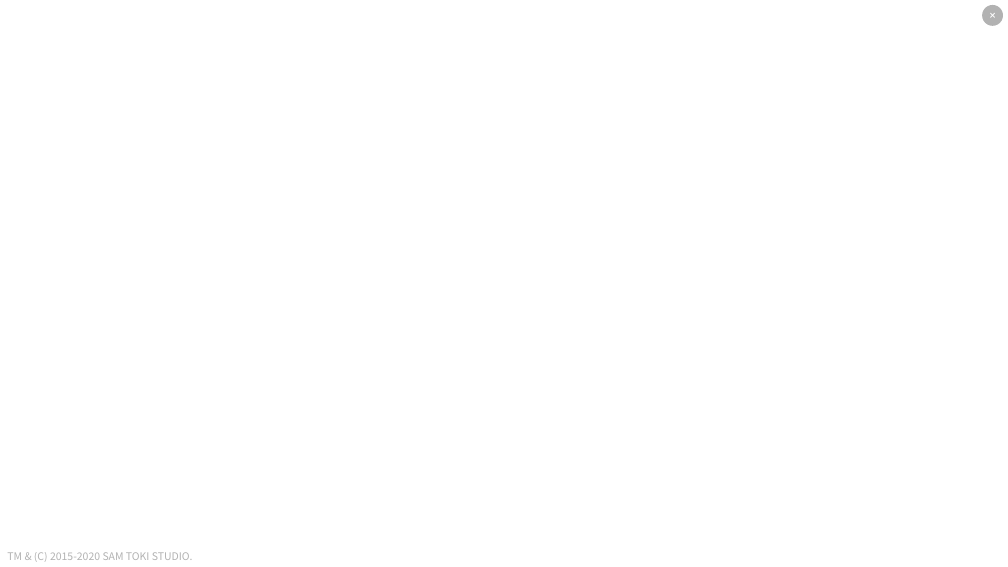
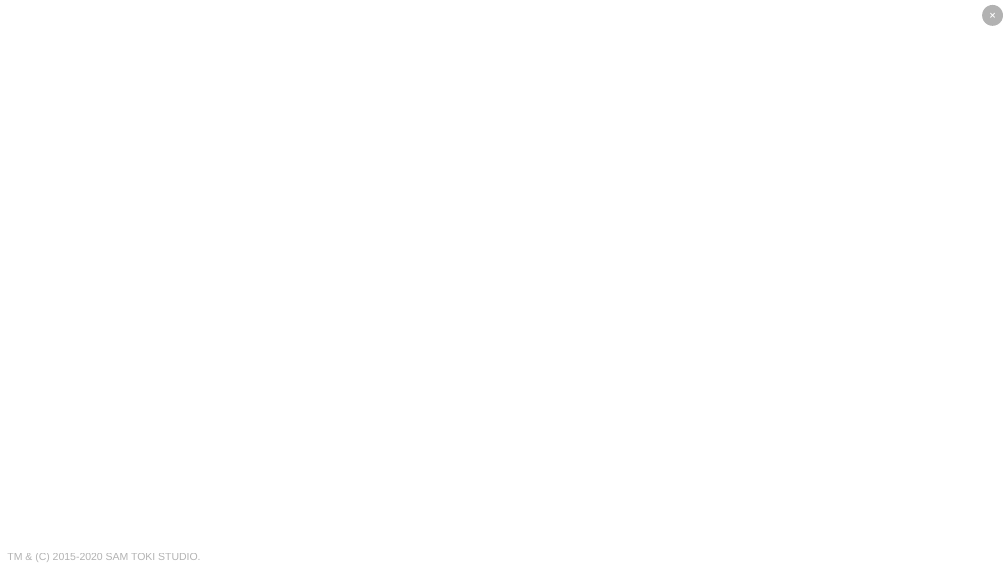
Before and after one commit to SamToki/PPT---Sam-Toki-Original-PowerPoint-Collection, a slide deck: slide 55 of RELEASE/PPT National Flags Animation.pptx (slide 6 before the commit). Drawn at 1008x567 pixels with LibreOffice and Linux fonts; fonts in the diff are those of the drawing. Boxes give left, top, right and bottom in pixels: in the first picture for what was removed or moved away, otherwise in the second. Text is boxed around its words. In the diff, an @@ line names an element or a change of style, - is before the commit and + after.

```diff
--- a/RELEASE/PPT National Flags Animation.pptx
+++ b/RELEASE/PPT National Flags Animation.pptx
@@ text "TM & (C) 2015-2020 SAM ..." at (7,553,200,562): font Noto Sans CJK SC to Arial @@
```
Also in this commit, not shown: 51 other slides changed, 9 slides added.
